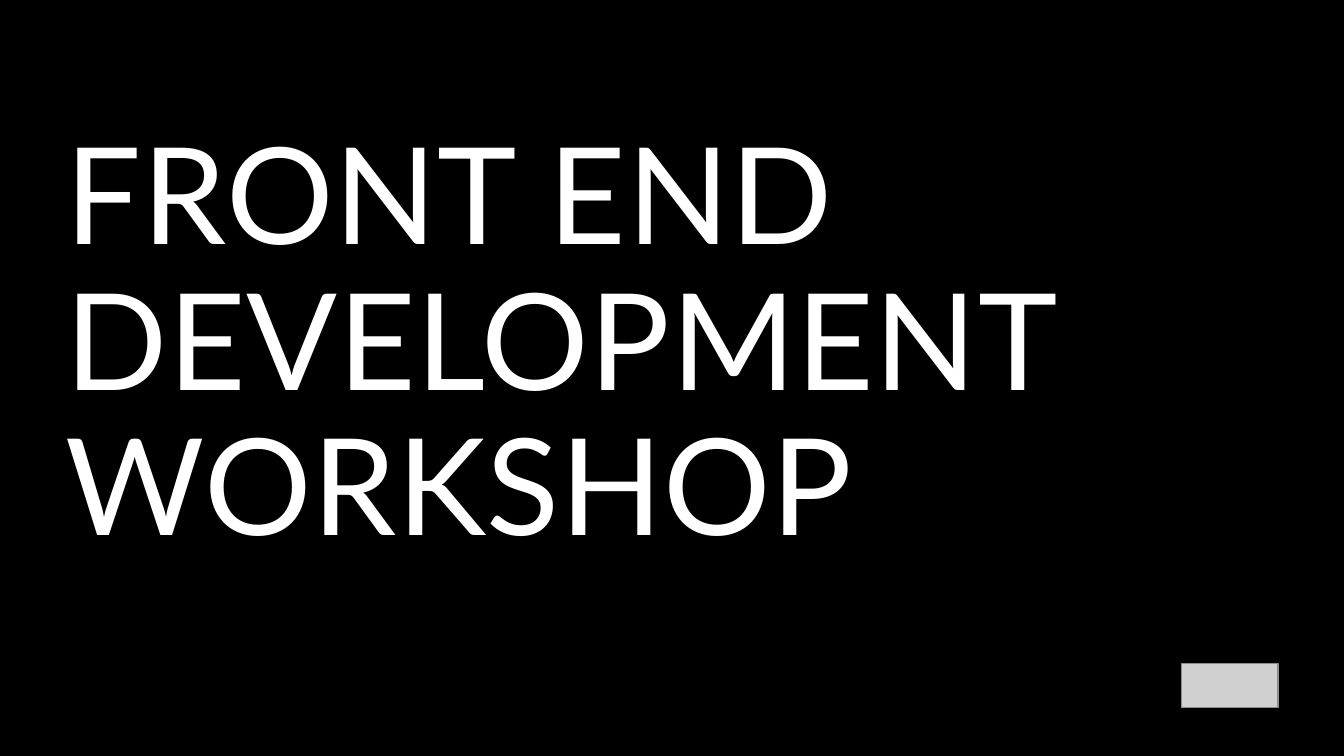
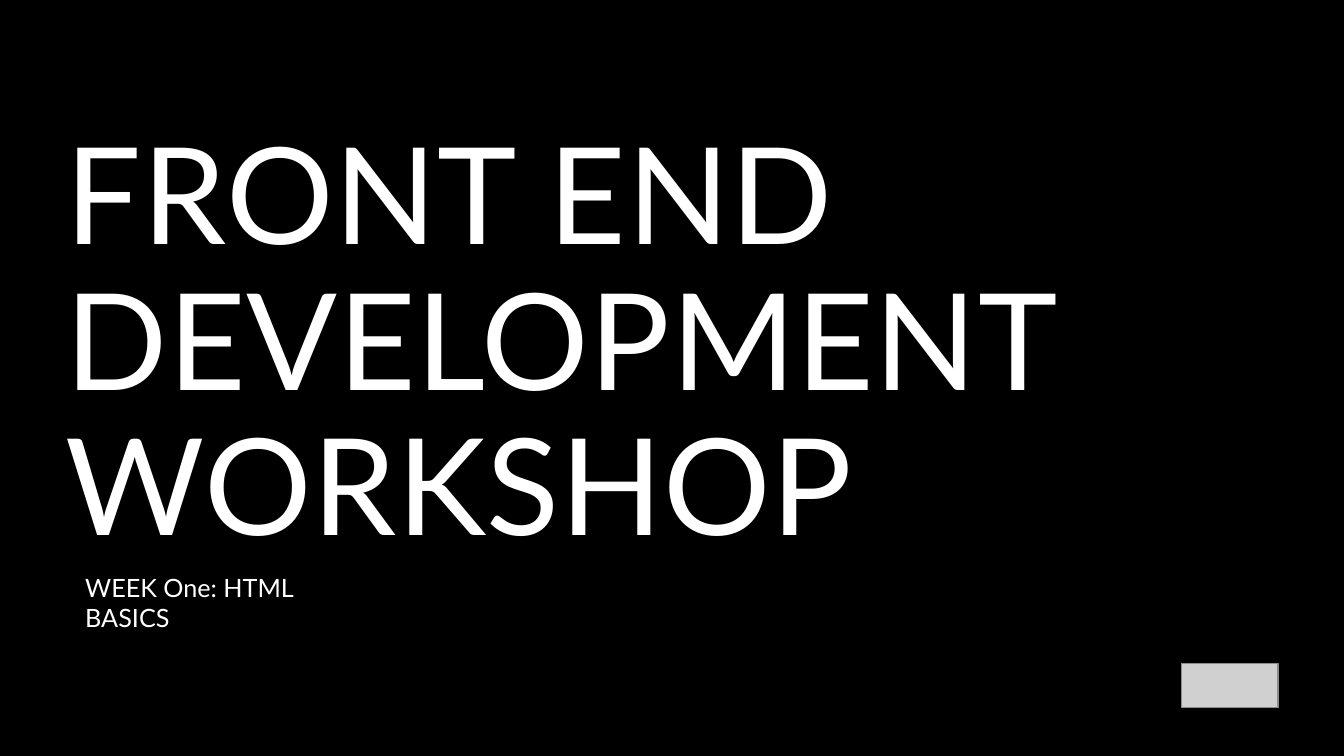
Before and after one commit to glenelkins/front-end-workshop, a slide deck: slide 1 of FEWorkshop-Week1.pptx. Drawn at 1344x756 pixels with LibreOffice and Linux fonts; fonts in the diff are those of the drawing; grey boxes stand for pictures; background and template pictures are left out. Boxes give left, top, right and bottom in pixels: in the first picture for what was removed or moved away, otherwise in the second. Text is boxed around its words. In the diff, an @@ line names an element or a change of style, - is before the commit and + after.

```diff
--- a/FEWorkshop-Week1.pptx
+++ b/FEWorkshop-Week1.pptx
@@ text added at (85,578,293,628), 18 pt, text #FFFFFF @@
+WEEK One: HTML BASICS
```
Also in this commit, not shown: 1 other slide changed, 18 other files.
